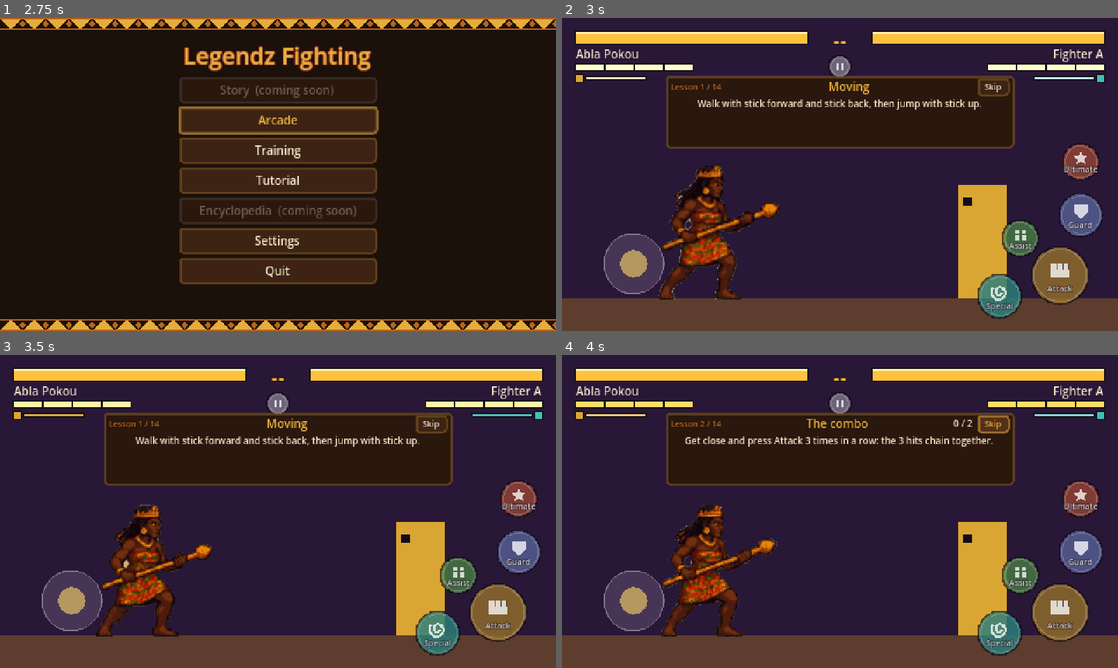
Above: before the commit, frames 1-4 (two rows, left to right).
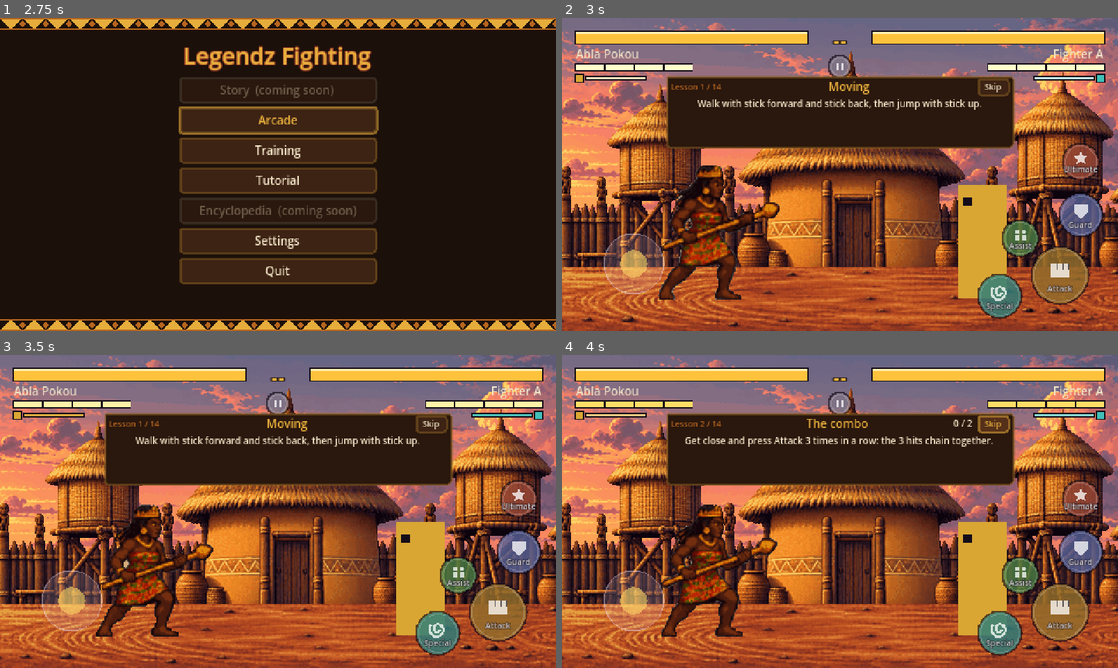
Above: after the commit, the same moments.

Repository: NabOuat/Fighter
Game: Godot game, scene res://scenes/menus/title_screen.tscn
Two runs of this game, one before a commit and one after it. Both use one fixed random seed, a clock stepped at 60 frames per second and the inputs below.
Inputs (mouse positions are in pixels of both pictures, inside the frame that each line leads up to):
- Up to frame 1 (2.75 s): tap Enter at 0.5 s; move the mouse to (400, 158) at 0.52 s; hold D (move_right) 0.53-1.25 s; tap I (assist) at 0.6 s; click (400, 158) at 0.67 s; tap W (jump) at 0.77 s; click "Training" at 1.25 s; click "Back" at 2 s
- Up to frame 2 (3 s): click "Tutorial" at 2.75 s
- Up to frame 3 (3.5 s): no input
- Up to frame 4 (4 s): click "Skip" at 3.5 s

Frame 1 is identical in both runs. In frame 2, 68% of the frame differs, in the area x 0-100%, y 0-100%; in frame 3, 68%; in frame 4, 68%.

Commit message:
Décors dessinés dans les combats, avec effet de profondeur
- tools/import_stages.py : prépare les décors générés (taille commune, couche
  milieu posée sur le sol, densité de pixels des personnages, palette réduite,
  bords nets) dans assets/stages/<décor>/game/layer_*.png.
- Stage (scenes/fight/stage.gd) : 3 couches qui défilent à des vitesses
  différentes selon la caméra (fond 0,35, milieu 0,75, sol 1).
- Choix du décor : Arcade = terrain de l'adversaire (Pokou : Comoé, Dakon :
  cour de Kumasi la nuit, Itsa : savane), Entraînement et tutoriel = village
  à l'aube, GameState.forced_stage pour le mode Histoire et les captures.
- Originaux exclus de l'APK.

Co-Authored-By: Claude Opus 5.5 <noreply@anthropic.com>

Diff:
--- /dev/null
+++ b/assets/stages/comoe_crue/game/stage.json
@@ -0,0 +1,15 @@
+{
+ "stage": "comoe_crue",
+ "layers": [
+  "back",
+  "ground",
+  "middle"
+ ],
+ "middle_shift": -15,
+ "ground_top": 590,
+ "size": [
+  840,
+  281
+ ],
+ "ground_top_game": 229
+}
--- /dev/null
+++ b/assets/stages/kumasi_jour/game/stage.json
@@ -0,0 +1,15 @@
+{
+ "stage": "kumasi_jour",
+ "layers": [
+  "back",
+  "ground",
+  "middle"
+ ],
+ "middle_shift": 6,
+ "ground_top": 579,
+ "size": [
+  840,
+  281
+ ],
+ "ground_top_game": 224
+}
--- /dev/null
+++ b/assets/stages/kumasi_nuit/game/stage.json
@@ -0,0 +1,15 @@
+{
+ "stage": "kumasi_nuit",
+ "layers": [
+  "back",
+  "ground",
+  "middle"
+ ],
+ "middle_shift": 16,
+ "ground_top": 580,
+ "size": [
+  840,
+  281
+ ],
+ "ground_top_game": 225
+}
--- /dev/null
+++ b/assets/stages/savane_itsa/game/stage.json
@@ -0,0 +1,15 @@
+{
+ "stage": "savane_itsa",
+ "layers": [
+  "back",
+  "ground",
+  "middle"
+ ],
+ "middle_shift": -3,
+ "ground_top": 572,
+ "size": [
+  840,
+  281
+ ],
+ "ground_top_game": 222
+}
--- /dev/null
+++ b/assets/stages/village_aube/game/stage.json
@@ -0,0 +1,15 @@
+{
+ "stage": "village_aube",
+ "layers": [
+  "back",
+  "ground",
+  "middle"
+ ],
+ "middle_shift": 40,
+ "ground_top": 578,
+ "size": [
+  840,
+  281
+ ],
+ "ground_top_game": 224
+}
--- a/autoload/game_state.gd
+++ b/autoload/game_state.gd
@@ -96,6 +96,34 @@
 		return
 	get_tree().paused = false
 	get_tree().change_scene_to_file.call_deferred(scene_path)
+
+
+## Décor de chaque personnage quand on l'affronte en Arcade (son « terrain »).
+const HOME_STAGES := {
+	&"abla_pokou": "comoe_crue", &"dakon": "kumasi_nuit", &"itsa": "savane_itsa",
+}
+## Décor de l'entraînement et du tutoriel.
+const TRAINING_STAGE := "village_aube"
+
+## Décor imposé (chapitre du mode Histoire, outils de capture). Vide = choix automatique.
+var forced_stage := ""
+
+
+## Le décor du prochain combat ("" = fond uni du prototype, pour l'arène lancée seule).
+func stage_for_fight(opponent: FighterData) -> String:
+	if forced_stage != "":
+		return forced_stage
+	match mode:
+		Mode.TRAINING, Mode.TUTORIAL:
+			return TRAINING_STAGE
+		Mode.ARCADE:
+			var home: String = HOME_STAGES.get(opponent.id, "")
+			if home != "" and Stage.exists(home):
+				return home
+			# Les autres : un décor existant, différent à chaque combat de la série.
+			var all := ["kumasi_jour", "kumasi_nuit", "savane_itsa", "comoe_crue", "village_aube"].filter(Stage.exists)
+			return all[arcade_index % all.size()] if not all.is_empty() else ""
+	return ""
 
 
 ## Prépare une partie d'Arcade : 6 adversaires tirés du roster, chacun avec un soutien.
--- a/scenes/fight/fight.gd
+++ b/scenes/fight/fight.gd
@@ -83,6 +83,7 @@
 @onready var pause_menu: PauseMenu = $PauseMenu
 @onready var match_result: MatchResult = $MatchResult
 @onready var camera: Camera2D = $Camera
+@onready var stage: Stage = $Stage
 
 
 func _ready() -> void:
@@ -156,7 +157,11 @@
 	for fighter in fighters:
 		fighter.show_boxes = GameState.mode == GameState.Mode.QUICK
 	hud.show_names(player, dummy)
-	art_camera = player.data.sprite_frames != null or dummy.data.sprite_frames != null
+	# Le décor dessiné du combat (sinon, le fond uni du prototype).
+	var has_stage := stage.load_stage(GameState.stage_for_fight(dummy.data), FLOOR_Y)
+	$Background.visible = not has_stage
+	$Floor/View.visible = not has_stage
+	art_camera = has_stage or player.data.sprite_frames != null or dummy.data.sprite_frames != null
 	camera.zoom = Vector2.ONE * (ART_ZOOM if art_camera else 1.0)
 	_update_camera(true)
 
@@ -344,11 +349,13 @@
 func _update_camera(snap := false) -> void:
 	if not art_camera:
 		camera.position = SCREEN_SIZE / 2.0
+		stage.scroll(camera.position.x)
 		return
 	var half := SCREEN_SIZE / ART_ZOOM / 2.0
 	var middle := (player.position.x + dummy.position.x) / 2.0
 	var target := Vector2(clampf(middle, half.x, SCREEN_SIZE.x - half.x), FLOOR_Y + SCREEN_MARGIN - half.y)
 	camera.position = target if snap else camera.position.lerp(target, CAMERA_FOLLOW)
+	stage.scroll(camera.position.x)
 
 
 func _resolve_hits() -> void:
--- a/scenes/fight/fight.tscn
+++ b/scenes/fight/fight.tscn
@@ -14,6 +14,7 @@
 [ext_resource type="Script" path="res://scenes/fight/match_flow.gd" id="14_flow"]
 [ext_resource type="Script" path="res://scenes/fight/fight_feedback.gd" id="15_feedback"]
 [ext_resource type="Script" path="res://scenes/fight/match_log.gd" id="16_log"]
+[ext_resource type="Script" path="res://scenes/fight/stage.gd" id="17_stage"]
 
 [sub_resource type="RectangleShape2D" id="Shape_floor"]
 size = Vector2(480, 40)
@@ -32,6 +33,9 @@
 offset_bottom = 270.0
 mouse_filter = 2
 color = Color(0.16, 0.09, 0.22, 1)
+
+[node name="Stage" type="Node2D" parent="."]
+script = ExtResource("17_stage")
 
 [node name="Floor" type="StaticBody2D" parent="."]
 position = Vector2(240, 250)
--- /dev/null
+++ b/scenes/fight/stage.gd
@@ -0,0 +1,60 @@
+class_name Stage
+extends Node2D
+## Le décor du combat : trois couches dessinées (fond, milieu, sol) qui défilent
+## à des vitesses différentes quand la caméra suit les combattants. Le fond, très
+## loin, bouge peu ; le sol bouge avec l'arène. C'est l'effet de profondeur.
+##
+## Les images viennent de assets/stages/<décor>/game/ (préparées par
+## tools/import_stages.py à partir des images générées).
+
+## Taille d'un pixel du décor dans l'arène : la même que pour les personnages
+## (avec la caméra zoomée x1,75, 1 pixel du décor = 1 pixel de l'écran).
+const ART_SCALE := 1.0 / 1.75
+## Part du mouvement de la caméra suivie par chaque couche (1 = colle à l'arène).
+const PARALLAX := {"back": 0.35, "middle": 0.75, "ground": 1.0}
+## Le bas du décor descend un peu sous les pieds des combattants (bande de sol devant eux).
+const BELOW_FEET := 18.0
+## Centre de l'arène (la caméra y est quand les combattants sont au milieu).
+const ARENA_CENTER_X := 240.0
+
+var stage_id := ""
+var _layers := {}
+
+
+## Charge un décor. Renvoie faux s'il n'existe pas (on garde alors le fond uni).
+func load_stage(id: String, floor_y: float) -> bool:
+	for sprite in _layers.values():
+		sprite.queue_free()
+	_layers.clear()
+	stage_id = ""
+	if id == "" or not ResourceLoader.exists(texture_path(id, "back")):
+		return false
+	stage_id = id
+	for layer in ["back", "middle", "ground"]:
+		var path := texture_path(id, layer)
+		if not ResourceLoader.exists(path):
+			continue
+		var sprite := Sprite2D.new()
+		sprite.texture = load(path)
+		sprite.centered = false
+		sprite.scale = Vector2.ONE * ART_SCALE
+		sprite.texture_filter = CanvasItem.TEXTURE_FILTER_NEAREST
+		# Le bas de l'image est posé un peu sous les pieds des combattants.
+		sprite.position.y = floor_y + BELOW_FEET - sprite.texture.get_height() * ART_SCALE
+		add_child(sprite)
+		_layers[layer] = sprite
+	return true
+
+
+static func texture_path(id: String, layer: String) -> String:
+	return "res://assets/stages/%s/game/layer_%s.png" % [id, layer]
+
+
+static func exists(id: String) -> bool:
+	return ResourceLoader.exists(texture_path(id, "back"))
+
+
+## Fait défiler les couches selon la position de la caméra (effet de profondeur).
+func scroll(camera_x: float) -> void:
+	for layer in _layers:
+		_layers[layer].position.x = (camera_x - ARENA_CENTER_X) * (1.0 - PARALLAX[layer])
--- a/tools/capture_fighter.gd
+++ b/tools/capture_fighter.gd
@@ -1,7 +1,7 @@
 extends SceneTree
 ## Photographie un héros dessiné en plein combat (entraînement), pour vérifier
 ## ses animations dans le jeu : attente, marche, combo, coup bas, spécial, garde...
-##   Godot --path . --script res://tools/capture_fighter.gd -- <dossier> [index du héros] [index de l'adversaire]
+##   Godot --path . --script res://tools/capture_fighter.gd -- <dossier> [index du héros] [index de l'adversaire] [décor]
 
 var gs
 var fight
@@ -15,10 +15,12 @@
 	out_dir = args[0] if args.size() > 0 else OS.get_user_data_dir()
 	var index := int(args[1]) if args.size() > 1 else 0
 	var foe := int(args[2]) if args.size() > 2 else 2
+	var stage_id: String = args[3] if args.size() > 3 else ""
 	gs = root.get_node("GameState")
 	await process_frame
 	gs.dry_run = true
 	gs.reset_settings("user://capture_settings.cfg")
+	gs.forced_stage = stage_id
 	gs.start_training(gs.roster[index], gs.roster[2], gs.roster[foe], FighterAI.Difficulty.NORMAL)
 	fight = load("res://scenes/fight/fight.tscn").instantiate()
 	root.add_child(fight)
Binary file added: assets/stages/comoe_crue/back.png
Not shown, added: assets/stages/comoe_crue/back.png.import
Binary file added: assets/stages/comoe_crue/game/layer_back.png
Not shown, added: assets/stages/comoe_crue/game/layer_back.png.import
Binary file added: assets/stages/comoe_crue/game/layer_ground.png
Not shown, added: assets/stages/comoe_crue/game/layer_ground.png.import
Binary file added: assets/stages/comoe_crue/game/layer_middle.png
Not shown, added: assets/stages/comoe_crue/game/layer_middle.png.import
Binary file added: assets/stages/comoe_crue/ground.png
Not shown, added: assets/stages/comoe_crue/ground.png.import
Binary file added: assets/stages/comoe_crue/middle.png
Not shown, added: assets/stages/comoe_crue/middle.png.import
(and 69 more such lines)
